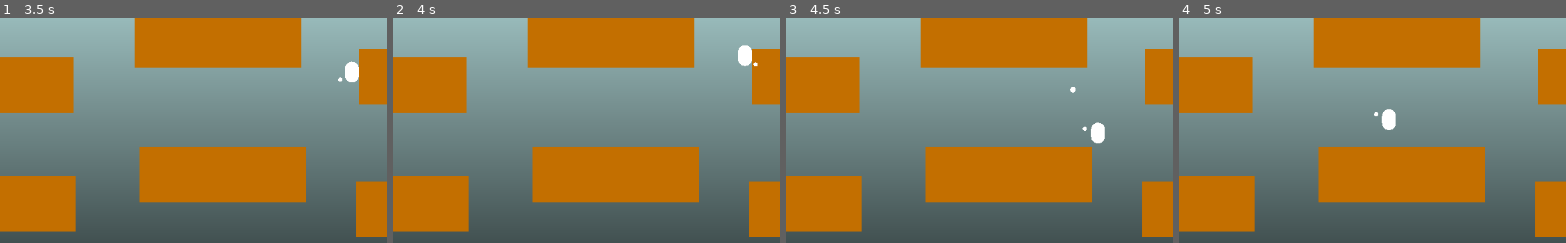
Above: before the commit, frames 1-4 (left to right).
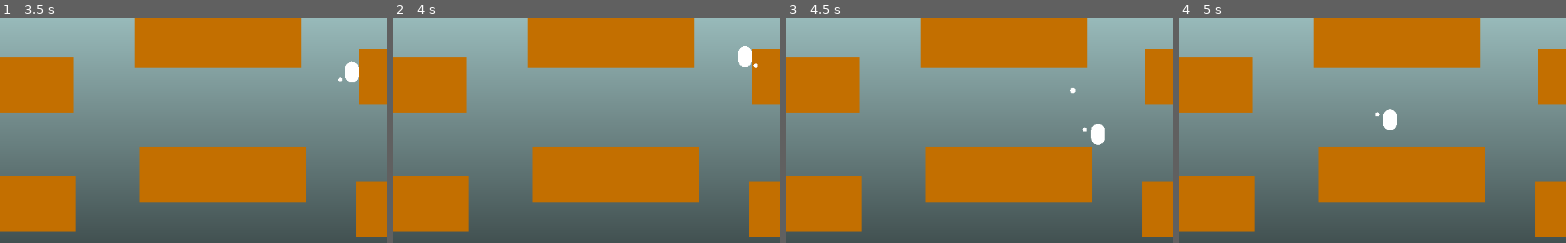
Above: after the commit, the same moments.

Repository: JoshuaHerring/Exodus-Project
Game: Godot game, scene res://scenes/main.tscn
Two runs of this game, one before a commit and one after it. Both use one fixed random seed, a clock stepped at 60 frames per second and the inputs below.
Inputs (mouse positions are % of the whole screen's width and height, from its top left):
- Up to frame 1 (3.5 s): tap Enter at 0.5 s; move the mouse to (71, 45) at 0.52 s; hold D (right) 0.53-2.03 s; click (71, 45) at 0.6 s; tap Space (jump) at 0.77, 1.52, 3.02 s; move the mouse to (28, 55) at 1.27 s; click (28, 55) at 1.35 s; move the mouse to (59, 28) at 2.02 s; hold A (left) 2.03-2.78 s; click (59, 28) at 2.1 s; move the mouse to (43, 70) at 2.77 s; hold D (right) from 2.78 s (still down); click (43, 70) at 2.85 s
- Up to frame 2 (4 s): keep holding D (right); move the mouse to (79, 65) at 3.52 s; click (79, 65) at 3.6 s; tap Space (jump) at 3.77 s
- Up to frame 3 (4.5 s): move the mouse to (17, 35) at 4.27 s; release D (right) at 4.28 s; hold A (left) from 4.28 s (still down); click (17, 35) at 4.35 s
- Up to frame 4 (5 s): keep holding A (left); tap Space (jump) at 4.52 s
The pictures show only the part of the screen within x 19-69%, y 35-85%; the shares and areas given below are measured in that part.

Frame 1 is identical in both runs. In frame 2, less than 0.1% of the frame differs, in the area x 89-95%, y 12-23%; in frame 3, less than 0.1%; in frame 4, 0.1%, in the area x 50-57%, y 40-50%.

Commit message:
cleaned bullet physics

Diff:
--- a/scenes/bullet.tscn
+++ b/scenes/bullet.tscn
@@ -3,6 +3,7 @@
 [ext_resource type="Script" path="res://scripts/bullet.gd" id="1_8oru1"]
 
 [sub_resource type="PhysicsMaterial" id="PhysicsMaterial_i551y"]
+friction = 0.0
 bounce = 1.0
 
 [sub_resource type="CircleShape2D" id="CircleShape2D_3k3gp"]
@@ -16,6 +17,7 @@
 radius = 2.0
 
 [node name="Bullet" type="RigidBody2D" groups=["projectile"]]
+mass = 0.001
 physics_material_override = SubResource("PhysicsMaterial_i551y")
 script = ExtResource("1_8oru1")
 
